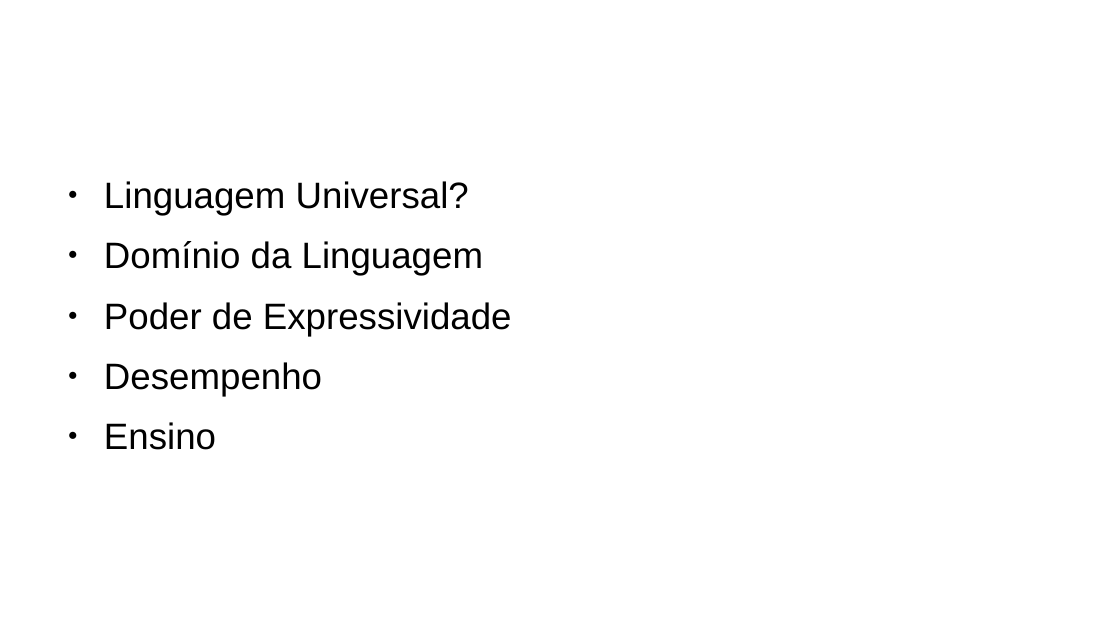
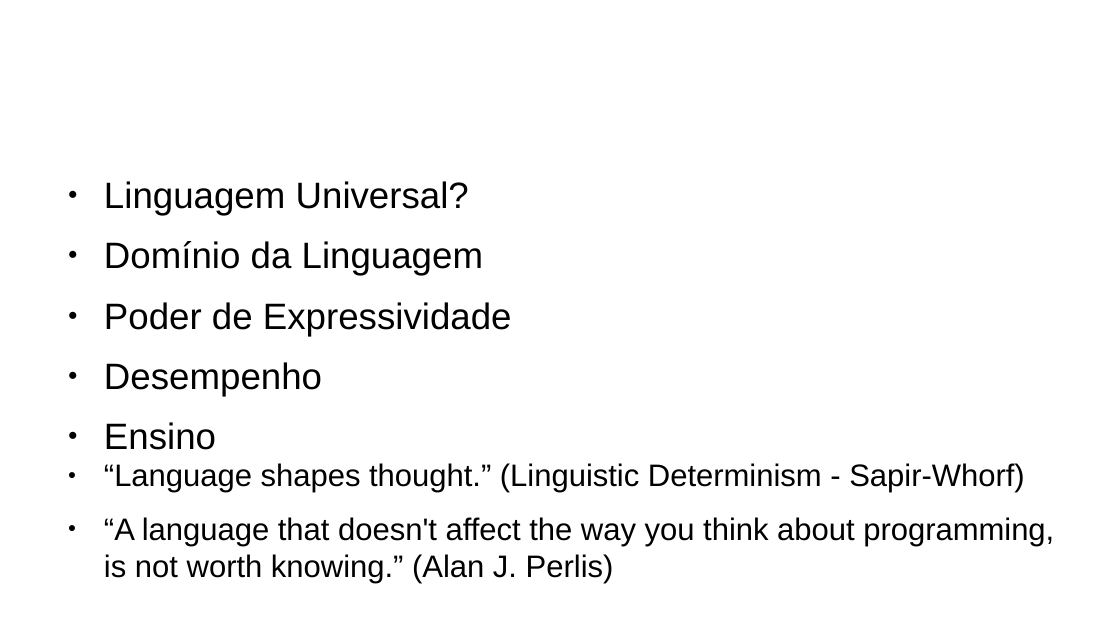
Before and after one commit to fsantanna-uerj/serrapilheira, a slide deck: slide 6 of Submissao/Olabi/olabi.odp. Drawn at 1120x630 pixels with LibreOffice and Linux fonts; fonts in the diff are those of the drawing; background and template pictures are left out. Boxes give left, top, right and bottom in pixels: in the first picture for what was removed or moved away, otherwise in the second. Text is boxed around its words. In the diff, an @@ line names an element or a change of style, - is before the commit and + after.

```diff
--- a/Submissao/Olabi/olabi.odp
+++ b/Submissao/Olabi/olabi.odp
@@ text added at box(104, 463, 1054, 584), 22 pt, text #000000 @@
+● “Language shapes thought.” (Linguistic Determinism - Sapir-Whorf)
+● “A language that doesn't affect the way you think about programming, is not worth knowing.” (Alan J. Perlis)
```
Also in this commit, not shown: 3 other slides changed, 1 other file.
